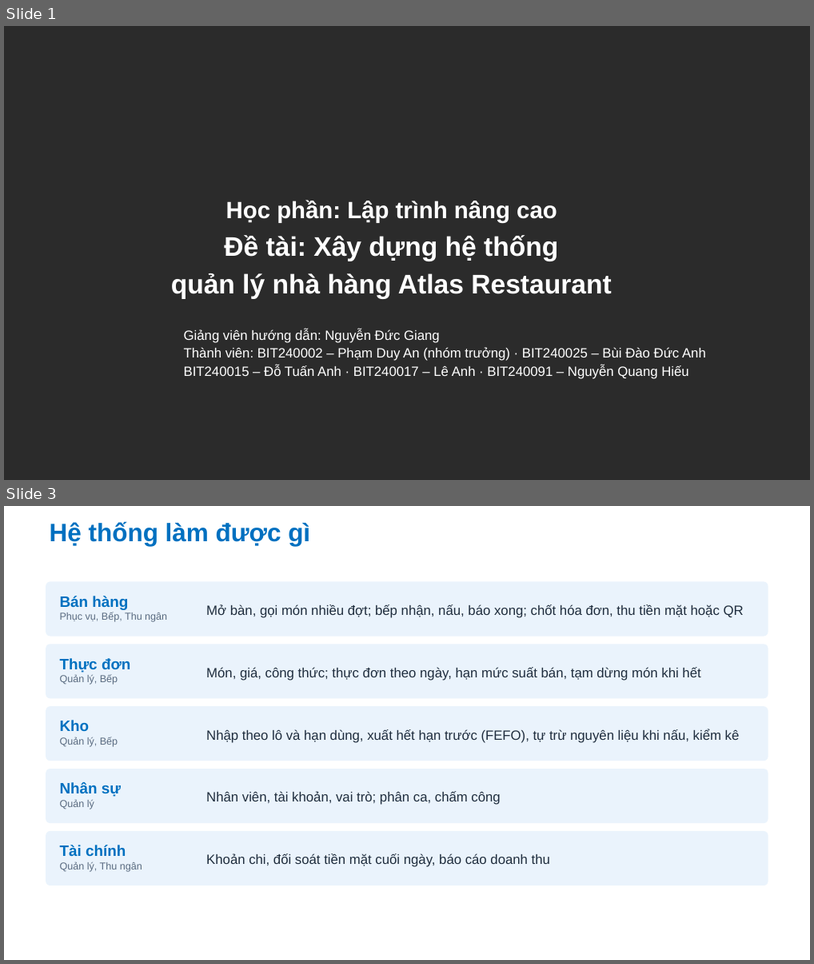
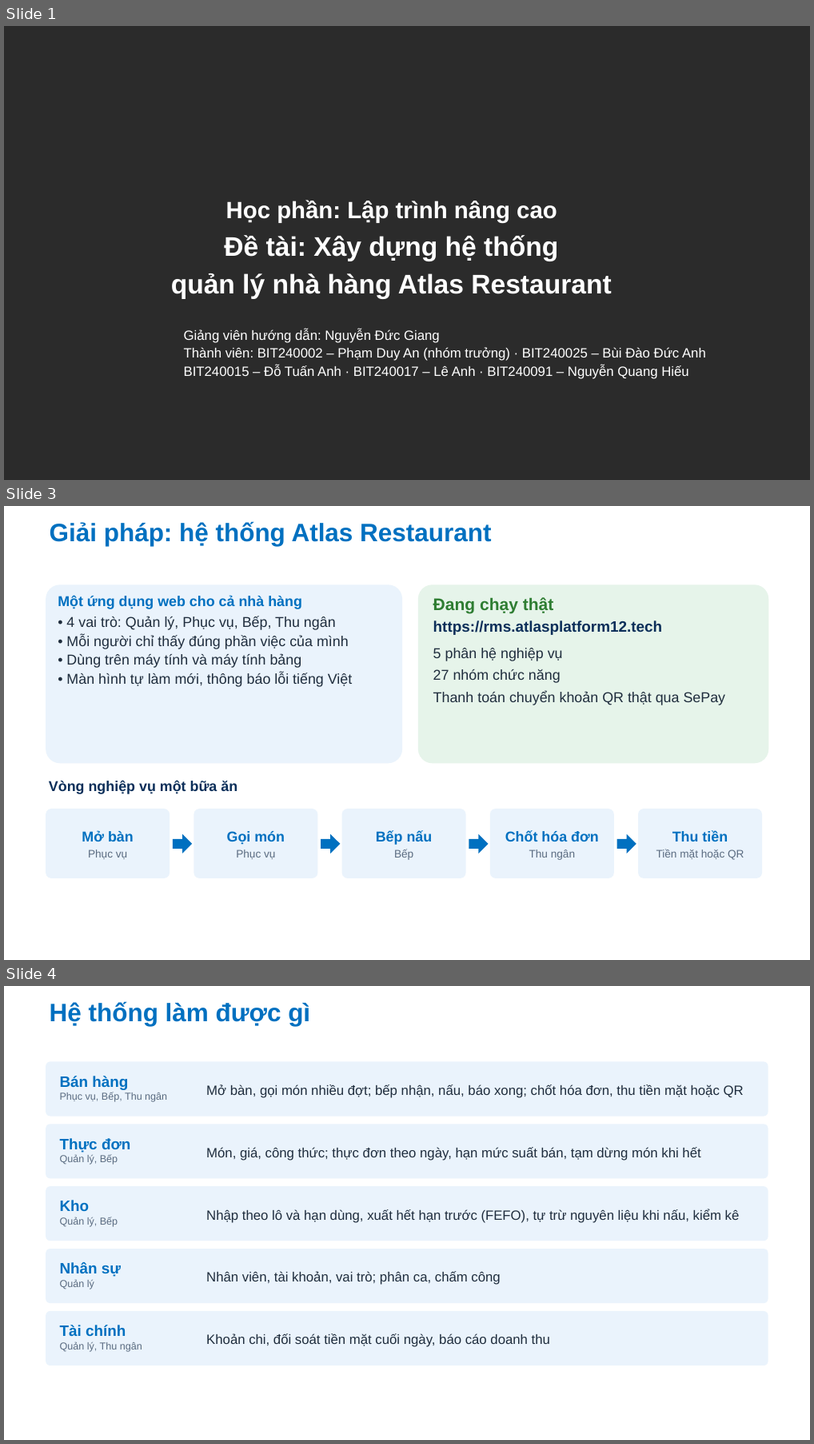
Before and after one commit to Anpham120/restaurant-management-system, a slide deck: docs/bao-cao-ltnc/Slide_LapTrinhNangCao_AtlasRestaurant.pptx. Shown one above the other, each under a label of ours: slides 1 and 3 before the commit, slides 1, 3 and 4 after it; the slides between them are not shown. The pictures are 814x964 and 814x1444 pixels, drawn with LibreOffice and Linux fonts; fonts in the diff are those of the drawing; background and template pictures are left out; a plain dark background stands for a picture behind light text. Boxes give left, top, right and bottom in pixels: in the first picture for what was removed or moved away, otherwise in the second. Text is boxed around its words. In the diff, an @@ line names an element or a change of style, - is before the commit and + after.

```diff
--- a/docs/bao-cao-ltnc/Slide_LapTrinhNangCao_AtlasRestaurant.pptx
+++ b/docs/bao-cao-ltnc/Slide_LapTrinhNangCao_AtlasRestaurant.pptx
@@ slide 3 added at <box>4,506,810,960</box>, background #FFFFFF @@
@@ title added at <box>50,521,491,546</box>, 30 pt, text #0070C0, bold @@
+Giải pháp: hệ thống Atlas Restaurant
@@ rounded rectangle added at <box>46,584,402,763</box>, fill #EAF3FC @@
@@ text added at <box>58,596,352,687</box>, 17 pt, text #1F2D3D @@
+Một ứng dụng web cho cả nhà hàng
+• 4 vai trò: Quản lý, Phục vụ, Bếp, Thu ngân
+• Mỗi người chỉ thấy đúng phần việc của mình
+• Dùng trên máy tính và máy tính bảng
+• Màn hình tự làm mới, thông báo lỗi tiếng Việt
@@ rounded rectangle added at <box>418,584,770,763</box>, fill #E6F4EA @@
@@ text added at <box>434,597,726,705</box>, 17 pt, text #1F2D3D @@
+Đang chạy thật
+https://rms.atlasplatform12.tech
+5 phân hệ nghiệp vụ
+27 nhóm chức năng
+Thanh toán chuyển khoản QR thật qua SePay
@@ text added at <box>49,780,238,794</box>, 17 pt, text #0B2E59, bold @@
+Vòng nghiệp vụ một bữa ăn
@@ rounded rectangle added at <box>46,808,170,878</box>, fill #EAF3FC @@
@@ rounded rectangle added at <box>194,808,318,878</box>, fill #EAF3FC @@
@@ rounded rectangle added at <box>342,808,466,878</box>, fill #EAF3FC @@
@@ rounded rectangle added at <box>490,808,614,878</box>, fill #EAF3FC @@
@@ rounded rectangle added at <box>638,808,762,878</box>, fill #EAF3FC @@
@@ text added at <box>82,831,134,859</box>, 13 pt, text #5A6B80 @@
+Mở bàn
+Phục vụ
@@ right arrow added at <box>173,834,192,853</box>, fill #0070C0 @@
@@ text added at <box>227,831,285,859</box>, 17 pt, text #0070C0, bold @@
+Gọi món
+Phục vụ
@@ right arrow added at <box>321,834,340,853</box>, fill #0070C0 @@
@@ text added at <box>376,831,433,860</box>, 17 pt, text #0070C0, bold @@
+Bếp nấu
+Bếp
@@ right arrow added at <box>470,834,489,853</box>, fill #0070C0 @@
@@ text added at <box>506,831,599,860</box>, 17 pt, text #0070C0, bold @@
+Chốt hóa đơn
+Thu ngân
@@ right arrow added at <box>618,834,637,853</box>, fill #0070C0 @@
@@ text added at <box>657,831,744,860</box>, 13 pt, text #5A6B80 @@
+Thu tiền
+Tiền mặt hoặc QR
@@ what was slide 3 is now slide 4 @@
```
Also in this commit, not shown: 1 slide changed, 1 slide removed, 1 other file.
